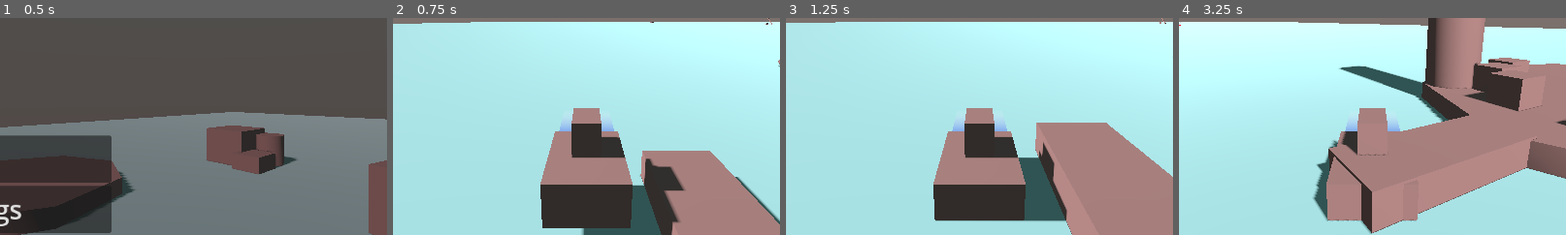
Above: before the commit, frames 1-4 (left to right).
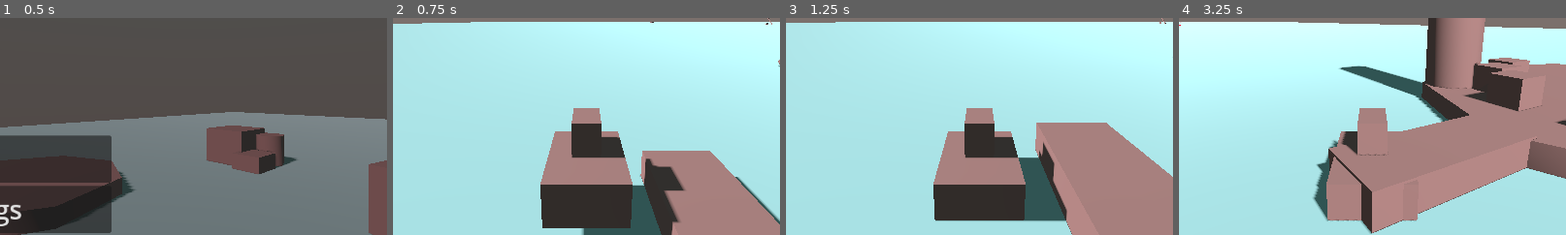
Above: after the commit, the same moments.

Repository: johnthadeouz/sea-mailman
Game: Godot game, scene res://Scenes/Screens/MainMenu.tscn
Same seed, same stepped clock (60 frames per second), same inputs: the game is played once before the commit and once after it.
Inputs:
- Up to frame 1 (0.5 s): no input
- Up to frame 2 (0.75 s): click "Play" at 0.5 s
- Up to frame 3 (1.25 s): no input
- Up to frame 4 (3.25 s): hold W (move-front) 1.28-2.03 s; hold D (turn-right) 1.28-2.78 s; tap Space (siren-counterattack) at 2.1 s; hold A (turn-left) from 2.78 s (still down); hold W (move-front) from 2.78 s (still down)
The pictures show only the part of the screen within x 25-75%, y 32-82%; the shares and areas given below are measured in that part.

Frame 1 is identical in both runs. In frame 2, 0.2% of the frame differs, in the area x 42-58%, y 48-53%; in frame 3, 0.2%; in frame 4, 0.2%.

Commit message:
stored expansive_ring.gd and .tscn on their respective folders. Hidden honk's visual assistance when combat is done.

Diff:
--- a/Scenes/Characters/ship.tscn
+++ b/Scenes/Characters/ship.tscn
@@ -3,7 +3,7 @@
 [ext_resource type="Script" uid="uid://bn0dh3es2srdu" path="res://Scripts/ship.gd" id="1_l3rv8"]
 [ext_resource type="Script" uid="uid://e3cp45lg3p4i" path="res://Scripts/siren_area_3d.gd" id="2_aytw0"]
 [ext_resource type="Script" uid="uid://btpwh64va4si" path="res://Scripts/honk_area_3d.gd" id="2_vxtu7"]
-[ext_resource type="PackedScene" uid="uid://c5rnngoxn83jb" path="res://expansive_ring.tscn" id="3_xbtsy"]
+[ext_resource type="PackedScene" uid="uid://c5rnngoxn83jb" path="res://Scenes/expansive_ring.tscn" id="3_xbtsy"]
 
 [sub_resource type="BoxShape3D" id="BoxShape3D_u1gpl"]
 size = Vector3(2, 2, 3)
@@ -79,6 +79,45 @@
 
 [sub_resource type="ViewportTexture" id="ViewportTexture_xbtsy"]
 viewport_path = NodePath("Node3D/SubViewport")
+
+[sub_resource type="Animation" id="Animation_m85f0"]
+length = 0.001
+tracks/0/type = "value"
+tracks/0/imported = false
+tracks/0/enabled = true
+tracks/0/path = NodePath("CameraMount/SpringArm3D:spring_length")
+tracks/0/interp = 1
+tracks/0/loop_wrap = true
+tracks/0/keys = {
+"times": PackedFloat32Array(0),
+"transitions": PackedFloat32Array(1),
+"update": 0,
+"values": [8.0]
+}
+tracks/1/type = "value"
+tracks/1/imported = false
+tracks/1/enabled = true
+tracks/1/path = NodePath("CameraMount/SpringArm3D/Camera3D:rotation")
+tracks/1/interp = 1
+tracks/1/loop_wrap = true
+tracks/1/keys = {
+"times": PackedFloat32Array(0),
+"transitions": PackedFloat32Array(1),
+"update": 0,
+"values": [Vector3(0.261799, 0, 0)]
+}
+tracks/2/type = "value"
+tracks/2/imported = false
+tracks/2/enabled = true
+tracks/2/path = NodePath("CameraMount/SpringArm3D:rotation")
+tracks/2/interp = 1
+tracks/2/loop_wrap = true
+tracks/2/keys = {
+"times": PackedFloat32Array(0),
+"transitions": PackedFloat32Array(1),
+"update": 0,
+"values": [Vector3(-0.523599, 0, 0)]
+}
 
 [sub_resource type="Animation" id="Animation_xbtsy"]
 resource_name = "normal_camera_mode"
@@ -158,45 +197,6 @@
 "values": [8.0, 15.0]
 }
 
-[sub_resource type="Animation" id="Animation_m85f0"]
-length = 0.001
-tracks/0/type = "value"
-tracks/0/imported = false
-tracks/0/enabled = true
-tracks/0/path = NodePath("CameraMount/SpringArm3D:spring_length")
-tracks/0/interp = 1
-tracks/0/loop_wrap = true
-tracks/0/keys = {
-"times": PackedFloat32Array(0),
-"transitions": PackedFloat32Array(1),
-"update": 0,
-"values": [8.0]
-}
-tracks/1/type = "value"
-tracks/1/imported = false
-tracks/1/enabled = true
-tracks/1/path = NodePath("CameraMount/SpringArm3D/Camera3D:rotation")
-tracks/1/interp = 1
-tracks/1/loop_wrap = true
-tracks/1/keys = {
-"times": PackedFloat32Array(0),
-"transitions": PackedFloat32Array(1),
-"update": 0,
-"values": [Vector3(0.261799, 0, 0)]
-}
-tracks/2/type = "value"
-tracks/2/imported = false
-tracks/2/enabled = true
-tracks/2/path = NodePath("CameraMount/SpringArm3D:rotation")
-tracks/2/interp = 1
-tracks/2/loop_wrap = true
-tracks/2/keys = {
-"times": PackedFloat32Array(0),
-"transitions": PackedFloat32Array(1),
-"update": 0,
-"values": [Vector3(-0.523599, 0, 0)]
-}
-
 [sub_resource type="AnimationLibrary" id="AnimationLibrary_m85f0"]
 _data = {
 &"RESET": SubResource("Animation_m85f0"),
@@ -228,6 +228,7 @@
 transform = Transform3D(1, 0, 0, 0, 0.965926, -0.258819, 0, 0.258819, 0.965926, 0, 0, 8)
 
 [node name="HonkArea3D" type="Area3D" parent="."]
+visible = false
 collision_layer = 0
 collision_mask = 2
 script = ExtResource("2_vxtu7")
--- a/Scenes/Characters/siren.tscn
+++ b/Scenes/Characters/siren.tscn
@@ -2,7 +2,7 @@
 
 [ext_resource type="Script" uid="uid://j2t7j1fwk5t2" path="res://Scripts/siren.gd" id="1_ramef"]
 [ext_resource type="Script" uid="uid://c7atctvribcv2" path="res://Scripts/label_3d.gd" id="2_qfrjp"]
-[ext_resource type="PackedScene" uid="uid://c5rnngoxn83jb" path="res://expansive_ring.tscn" id="3_k3gl0"]
+[ext_resource type="PackedScene" uid="uid://c5rnngoxn83jb" path="res://Scenes/expansive_ring.tscn" id="3_k3gl0"]
 
 [sub_resource type="StandardMaterial3D" id="StandardMaterial3D_ramef"]
 albedo_color = Color(1, 0, 0.192157, 1)
--- a/expansive_ring.tscn
+++ b/Scenes/expansive_ring.tscn
@@ -1,7 +1,7 @@
 [gd_scene load_steps=10 format=3 uid="uid://c5rnngoxn83jb"]
 
 [ext_resource type="Shader" uid="uid://d0erfebk0ff2m" path="res://Shaders/circle.gdshader" id="1_64j4j"]
-[ext_resource type="Script" uid="uid://btvpb5e0hro8c" path="res://expansive_ring.gd" id="2_118fx"]
+[ext_resource type="Script" uid="uid://btvpb5e0hro8c" path="res://Scripts/expansive_ring.gd" id="2_118fx"]
 
 [sub_resource type="ShaderMaterial" id="ShaderMaterial_118fx"]
 resource_local_to_scene = true
@@ -12,33 +12,6 @@
 shader_parameter/speed = 0.0
 shader_parameter/main_color = Color(1, 1, 1, 1)
 shader_parameter/lerp_color = Color(1, 1, 1, 1)
-
-[sub_resource type="Animation" id="Animation_chx8s"]
-resource_name = "expand"
-tracks/0/type = "value"
-tracks/0/imported = false
-tracks/0/enabled = true
-tracks/0/path = NodePath(".:material:shader_parameter/ring_radius")
-tracks/0/interp = 1
-tracks/0/loop_wrap = true
-tracks/0/keys = {
-"times": PackedFloat32Array(0, 0.533333, 1),
-"transitions": PackedFloat32Array(0.435275, 1.36604, 1),
-"update": 0,
-"values": [0.1, 0.42, 0.45]
-}
-tracks/1/type = "value"
-tracks/1/imported = false
-tracks/1/enabled = true
-tracks/1/path = NodePath(".:material:shader_parameter/thickness_scalar")
-tracks/1/interp = 1
-tracks/1/loop_wrap = true
-tracks/1/keys = {
-"times": PackedFloat32Array(0, 0.526667, 1),
-"transitions": PackedFloat32Array(0.732043, 1, 1),
-"update": 0,
-"values": [0.99, 0.25, 0.0]
-}
 
 [sub_resource type="Animation" id="Animation_pw1uy"]
 length = 0.001
@@ -79,6 +52,33 @@
 "values": [0.0]
 }
 
+[sub_resource type="Animation" id="Animation_chx8s"]
+resource_name = "expand"
+tracks/0/type = "value"
+tracks/0/imported = false
+tracks/0/enabled = true
+tracks/0/path = NodePath(".:material:shader_parameter/ring_radius")
+tracks/0/interp = 1
+tracks/0/loop_wrap = true
+tracks/0/keys = {
+"times": PackedFloat32Array(0, 0.533333, 1),
+"transitions": PackedFloat32Array(0.435275, 1.36604, 1),
+"update": 0,
+"values": [0.1, 0.42, 0.45]
+}
+tracks/1/type = "value"
+tracks/1/imported = false
+tracks/1/enabled = true
+tracks/1/path = NodePath(".:material:shader_parameter/thickness_scalar")
+tracks/1/interp = 1
+tracks/1/loop_wrap = true
+tracks/1/keys = {
+"times": PackedFloat32Array(0, 0.526667, 1),
+"transitions": PackedFloat32Array(0.732043, 1, 1),
+"update": 0,
+"values": [0.99, 0.25, 0.0]
+}
+
 [sub_resource type="Animation" id="Animation_118fx"]
 resource_name = "expand_siren"
 length = 0.75
@@ -105,6 +105,33 @@
 "transitions": PackedFloat32Array(0.732043, 1, 1),
 "update": 0,
 "values": [0.99, 0.25, 0.0]
+}
+
+[sub_resource type="Animation" id="Animation_iwc0g"]
+resource_name = "interrupt_song"
+tracks/0/type = "value"
+tracks/0/imported = false
+tracks/0/enabled = true
+tracks/0/path = NodePath(".:material:shader_parameter/ring_radius")
+tracks/0/interp = 1
+tracks/0/loop_wrap = true
+tracks/0/keys = {
+"times": PackedFloat32Array(1),
+"transitions": PackedFloat32Array(1),
+"update": 0,
+"values": [0.1]
+}
+tracks/1/type = "value"
+tracks/1/imported = false
+tracks/1/enabled = true
+tracks/1/path = NodePath(".:material:shader_parameter/thickness_scalar")
+tracks/1/interp = 1
+tracks/1/loop_wrap = true
+tracks/1/keys = {
+"times": PackedFloat32Array(1),
+"transitions": PackedFloat32Array(1),
+"update": 0,
+"values": [0.0]
 }
 
 [sub_resource type="Animation" id="Animation_e7q05"]
@@ -147,33 +174,6 @@
 "values": [10.0, 0.0]
 }
 
-[sub_resource type="Animation" id="Animation_iwc0g"]
-resource_name = "interrupt_song"
-tracks/0/type = "value"
-tracks/0/imported = false
-tracks/0/enabled = true
-tracks/0/path = NodePath(".:material:shader_parameter/ring_radius")
-tracks/0/interp = 1
-tracks/0/loop_wrap = true
-tracks/0/keys = {
-"times": PackedFloat32Array(1),
-"transitions": PackedFloat32Array(1),
-"update": 0,
-"values": [0.1]
-}
-tracks/1/type = "value"
-tracks/1/imported = false
-tracks/1/enabled = true
-tracks/1/path = NodePath(".:material:shader_parameter/thickness_scalar")
-tracks/1/interp = 1
-tracks/1/loop_wrap = true
-tracks/1/keys = {
-"times": PackedFloat32Array(1),
-"transitions": PackedFloat32Array(1),
-"update": 0,
-"values": [0.0]
-}
-
 [sub_resource type="AnimationLibrary" id="AnimationLibrary_e7q05"]
 _data = {
 &"RESET": SubResource("Animation_pw1uy"),
--- a/Scripts/label_3d.gd
+++ b/Scripts/label_3d.gd
@@ -3,10 +3,9 @@
 var state_string = {
 	0:"IDLING",
 	1:"PATROLLING",
-	2:"CHASING",
-	3:"PREP_SWARMING",
-	4:"SWARMING",
-	5:"FLEEING",
+	2:"PREP_SWARMING",
+	3:"SWARMING",
+	4:"FLEEING",
 }
 
 func update(state:int):
--- a/Scripts/ship.gd
+++ b/Scripts/ship.gd
@@ -14,11 +14,18 @@
 		if val:
 			can_move = false
 			$AnimationPlayer.play("ortogonal_camera_mode")
+			show_honk()
 		else:
 			can_move = true
 			$AnimationPlayer.play("normal_camera_mode")
+			hide_honk()
 
+func show_honk():
+	$HonkArea3D.visible = true
+	$HonkArea3D.rotation_degrees.y = 0
 
+func hide_honk():
+	$HonkArea3D.visible = false
 
 
 func _physics_process(delta: float) -> void:
--- a/Scripts/siren.gd
+++ b/Scripts/siren.gd
@@ -9,7 +9,6 @@
 enum state{
 	IDLING,
 	PATROLLING,
-	CHASING,
 	PREP_SWARMING,
 	SWARMING,
 	FLEEING,
@@ -67,7 +66,6 @@
 
 
 
-var chasing_duration_in_secs = 5
 func chase_ship(boat:CharacterBody3D):
 	current_state = state.PATROLLING
 	await get_tree().create_timer(1.0).timeout
Not shown: 2 places in Scenes/Characters/ship.tscn that only renumber resources
Renamed: expansive_ring.gd -> Scripts/expansive_ring.gd
Renamed: expansive_ring.gd.uid -> Scripts/expansive_ring.gd.uid
